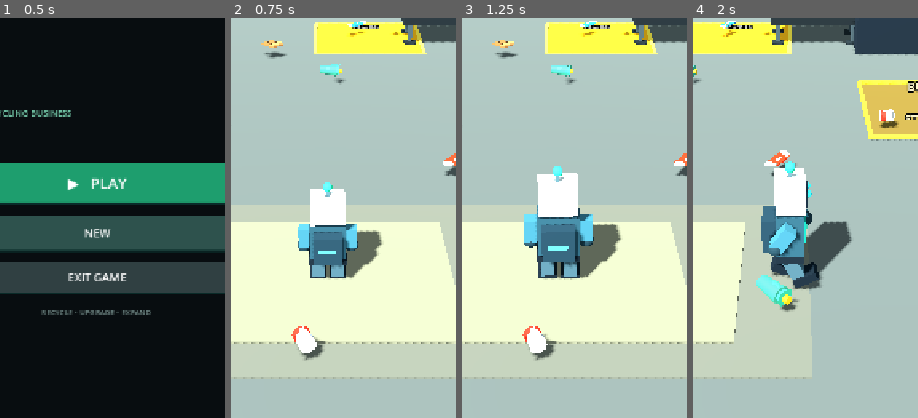
Above: before the commit, frames 1-4 (left to right).
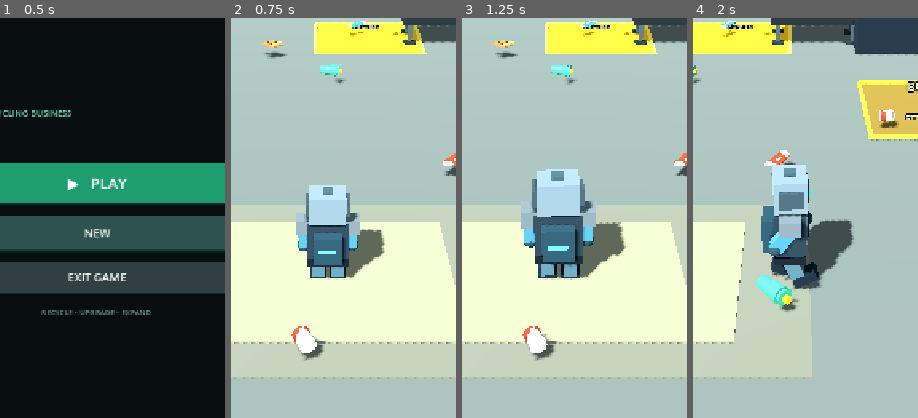
Above: after the commit, the same moments.

Repository: zekainstabot/trash-empire
Game: Godot game, scene res://Scenes/Main.tscn
The game is run twice, just before and just after one commit, with the same random seed, the same clock (stepped at 60 frames per second) and the same inputs.
Inputs (mouse positions are % of the whole screen's width and height, from its top left):
- Up to frame 1 (0.5 s): no input
- Up to frame 2 (0.75 s): click "▶ PLAY" at 0.5 s
- Up to frame 3 (1.25 s): no input
- Up to frame 4 (2 s): move the mouse to (72, 45) at 1.27 s; hold D (move_right) from 1.28 s (still down); click (72, 45) at 1.42 s
The pictures show only the part of the screen within x 28-78%, y 29-79%; the shares and areas given below are measured in that part.

Frame 1 is identical in both runs. In frame 2, 3.5% of the frame differs, in the area x 28-69%, y 41-63%; in frame 3, 4.7%, in the area x 26-73%, y 37-62%; in frame 4, 3.9%.

Commit message:
Redesign recycler robot with industrial mature styling

Diff:
--- a/Scripts/main.gd
+++ b/Scripts/main.gd
@@ -616,21 +616,26 @@
 	robot_visual.name = "RecyclerBot"
 	player.add_child(robot_visual)
 
-	_add_robot_box(robot_visual, "Torso", Vector3(0, 1.05, 0), Vector3(0.72, 0.82, 0.48), Color(0.16, 0.30, 0.34))
-	_add_robot_box(robot_visual, "ChestPanel", Vector3(0, 1.12, -0.252), Vector3(0.48, 0.42, 0.035), Color(0.08, 0.55, 0.48))
-	_add_robot_box(robot_visual, "ChestLight", Vector3(0, 1.12, -0.278), Vector3(0.19, 0.08, 0.025), Color(0.35, 1.0, 0.78))
-	_add_robot_box(robot_visual, "Belt", Vector3(0, 0.62, 0), Vector3(0.76, 0.13, 0.5), Color(0.08, 0.13, 0.16))
+	# Industrial, adult-style recycler chassis: segmented armor and a sensor visor.
+	_add_robot_box(robot_visual, "Torso", Vector3(0, 1.05, 0), Vector3(0.82, 0.88, 0.52), Color(0.12, 0.18, 0.21))
+	_add_robot_box(robot_visual, "ChestArmor", Vector3(0, 1.18, -0.27), Vector3(0.62, 0.52, 0.055), Color(0.27, 0.32, 0.34))
+	_add_robot_box(robot_visual, "ChestPanel", Vector3(0, 1.12, -0.307), Vector3(0.38, 0.24, 0.035), Color(0.055, 0.12, 0.14))
+	_add_robot_box(robot_visual, "StatusBar", Vector3(0, 1.12, -0.33), Vector3(0.24, 0.035, 0.025), Color(0.15, 0.72, 0.62))
+	_add_robot_box(robot_visual, "Belt", Vector3(0, 0.62, 0), Vector3(0.84, 0.16, 0.54), Color(0.055, 0.09, 0.12))
+	_add_robot_box(robot_visual, "ShoulderArmorL", Vector3(-0.49, 1.39, 0), Vector3(0.30, 0.30, 0.36), Color(0.34, 0.38, 0.39))
+	_add_robot_box(robot_visual, "ShoulderArmorR", Vector3(0.49, 1.39, 0), Vector3(0.30, 0.30, 0.36), Color(0.34, 0.38, 0.39))
 
 	robot_head = Node3D.new()
-	robot_head.position = Vector3(0, 1.78, 0)
+	robot_head.position = Vector3(0, 1.82, 0)
 	robot_visual.add_child(robot_head)
-	_add_robot_box(robot_head, "HeadShell", Vector3.ZERO, Vector3(0.68, 0.55, 0.52), Color(0.76, 0.84, 0.82))
-	_add_robot_box(robot_head, "FaceScreen", Vector3(0, -0.015, -0.273), Vector3(0.53, 0.30, 0.035), Color(0.035, 0.10, 0.14))
-	for eye_x in [-0.14, 0.14]:
-		_add_robot_sphere(robot_head, "GlowingEye", Vector3(eye_x, 0.025, -0.302), 0.055, Color(0.18, 0.95, 1.0))
-	_add_robot_box(robot_head, "Smile", Vector3(0, -0.105, -0.305), Vector3(0.13, 0.018, 0.018), Color(0.35, 1.0, 0.78))
-	_add_robot_box(robot_head, "AntennaStem", Vector3(0, 0.34, 0), Vector3(0.055, 0.20, 0.055), Color(0.30, 0.42, 0.44))
-	_add_robot_sphere(robot_head, "AntennaGlow", Vector3(0, 0.46, 0), 0.09, Color(0.20, 1.0, 0.65))
+	_add_robot_box(robot_head, "HeadShell", Vector3(0, 0, 0), Vector3(0.72, 0.58, 0.56), Color(0.38, 0.44, 0.46))
+	_add_robot_box(robot_head, "Visor", Vector3(0, 0.02, -0.292), Vector3(0.58, 0.26, 0.045), Color(0.025, 0.055, 0.075))
+	_add_robot_box(robot_head, "SensorL", Vector3(-0.17, 0.025, -0.323), Vector3(0.09, 0.035, 0.025), Color(0.12, 0.78, 0.72))
+	_add_robot_box(robot_head, "SensorR", Vector3(0.17, 0.025, -0.323), Vector3(0.09, 0.035, 0.025), Color(0.12, 0.78, 0.72))
+	_add_robot_box(robot_head, "JawPlate", Vector3(0, -0.20, -0.26), Vector3(0.40, 0.12, 0.08), Color(0.23, 0.29, 0.31))
+	_add_robot_box(robot_head, "HeadSideL", Vector3(-0.39, 0, 0), Vector3(0.10, 0.30, 0.42), Color(0.19, 0.25, 0.27))
+	_add_robot_box(robot_head, "HeadSideR", Vector3(0.39, 0, 0), Vector3(0.10, 0.30, 0.42), Color(0.19, 0.25, 0.27))
+	_add_robot_box(robot_head, "TopSensor", Vector3(0, 0.31, 0), Vector3(0.20, 0.09, 0.22), Color(0.20, 0.28, 0.30))
 
 	robot_left_arm = _robot_limb(robot_visual, "LeftArm", Vector3(-0.48, 1.30, 0), Color(0.22, 0.43, 0.48))
 	robot_right_arm = _robot_limb(robot_visual, "RightArm", Vector3(0.48, 1.30, 0), Color(0.22, 0.43, 0.48))
